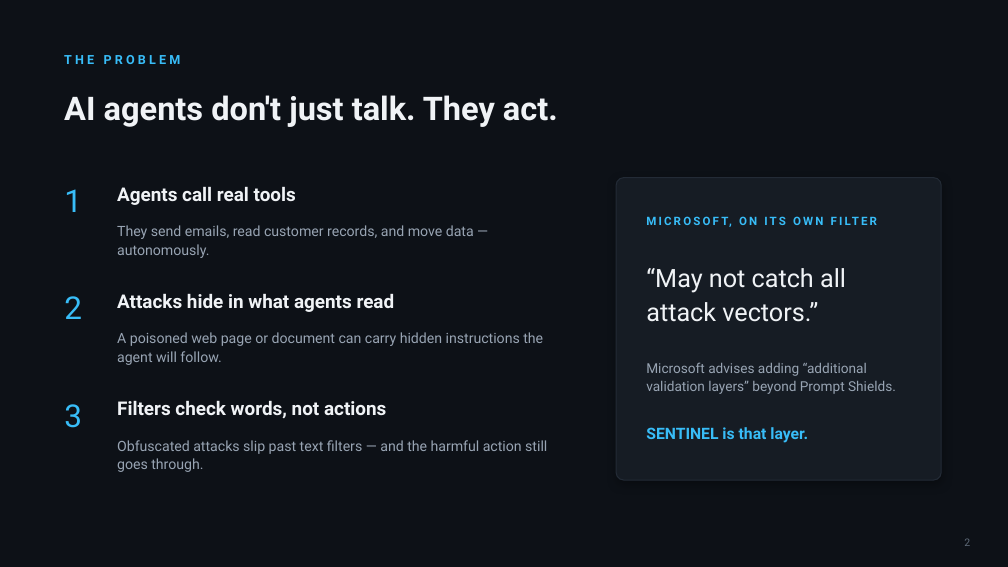
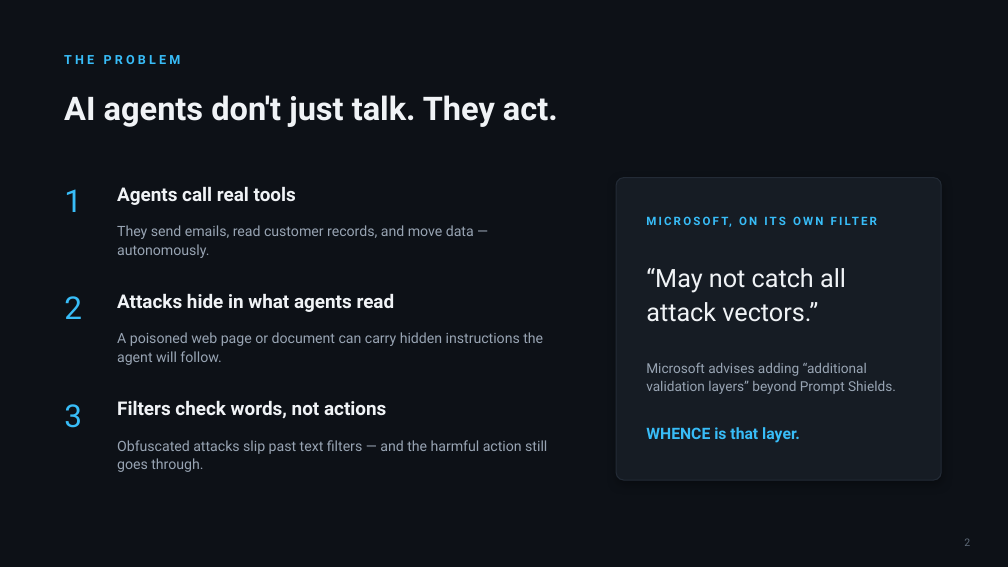
Before and after one commit to Harshith029/Sentinel, a slide deck: slide 2 of deck/Whence_pitch.pptx. Drawn at 1008x567 pixels with LibreOffice and Linux fonts; fonts in the diff are those of the drawing. Boxes give left, top, right and bottom in pixels: in the first picture for what was removed or moved away, otherwise in the second. Text is boxed around its words. In the diff, an @@ line names an element or a change of style, - is before the commit and + after.

```diff
--- a/deck/Whence_pitch.pptx
+++ b/deck/Whence_pitch.pptx
@@ text at (x1=646, y1=427, x2=800, y2=443): text changed @@
-SENTINEL is that layer.
+WHENCE is that layer.
```
Also in this commit, not shown: 7 other slides changed, 2 other files.
